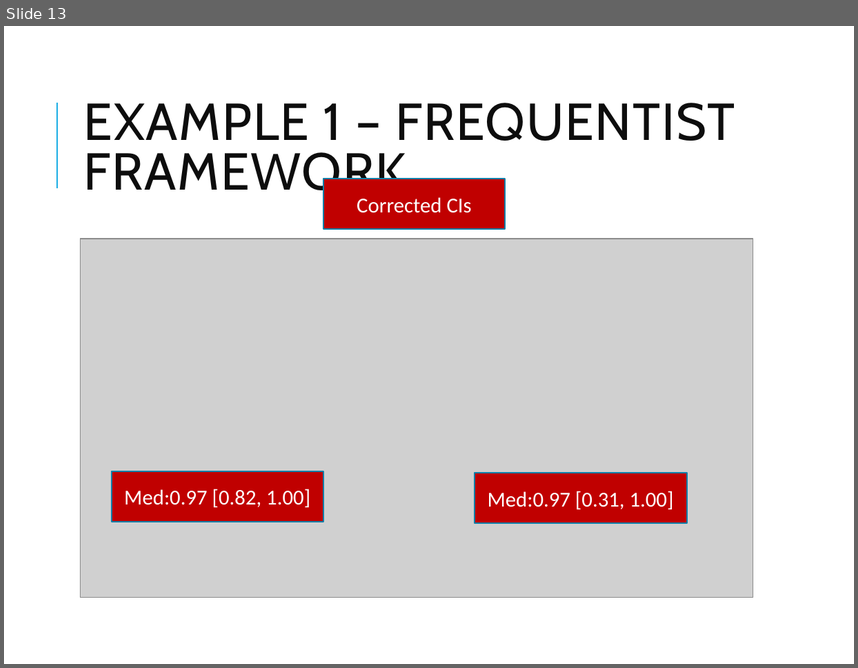
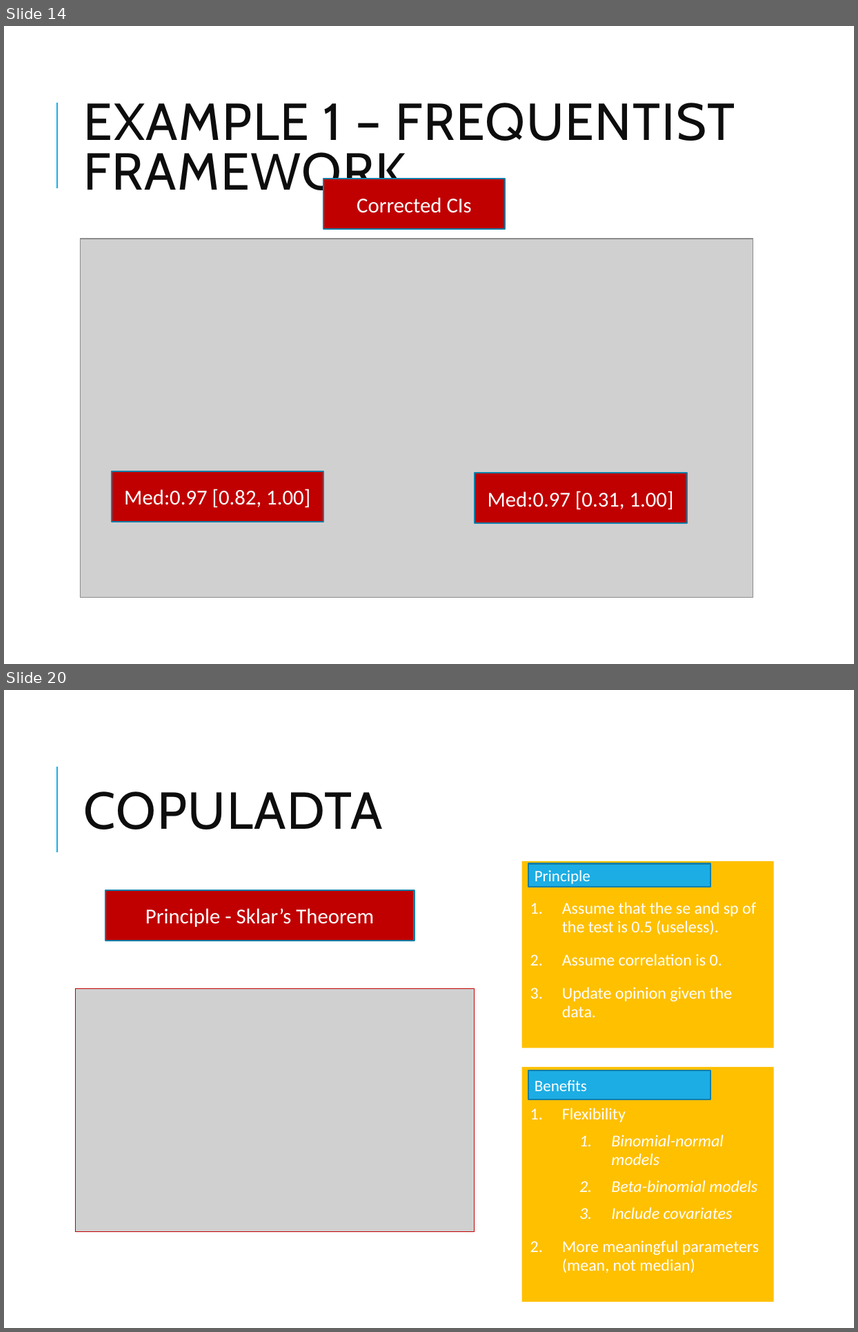
Before and after one commit to VNyaga/ESMARConf2023, a slide deck: PPT/ESMAR.pptx. Shown one above the other, each under a label of ours: slide 13 before the commit, slides 14 and 20 after it; the slides between them are not shown. The pictures are 858x668 and 858x1332 pixels, drawn with LibreOffice and Linux fonts; fonts in the diff are those of the drawing; grey boxes stand for pictures. Boxes give left, top, right and bottom in pixels: in the first picture for what was removed or moved away, otherwise in the second. Text is boxed around its words. In the diff, an @@ line names an element or a change of style, - is before the commit and + after.

```diff
--- a/PPT/ESMAR.pptx
+++ b/PPT/ESMAR.pptx
@@ slide 20 added at [4,690,854,1328], background #FFFFFF; not listed: 1 template element that a slide beside it also shows @@
@@ title added at [84,791,383,829], 44 pt, text #0D0D0D @@
+COPULADTA
@@ rectangle added at [522,861,773,1048], fill #FFC000, 14 pt, text #FFFFFF @@
+1. Assume that the se and sp of the test is 0.5 (useless).
+2. Assume correlation is 0.
+3. Update opinion given the data.
@@ rectangle added at [528,863,711,887], fill #1CADE4, outline #1580A9 1.25 pt, 13.5 pt, text #FFFFFF @@
+Principle
@@ rectangle added at [105,890,414,940], fill #C00000, outline #1580A9 1.25 pt, 18 pt, text #FFFFFF @@
+Principle - Sklar’s Theorem
@@ picture added at [75,988,474,1232] @@
@@ rectangle added at [522,1067,773,1301], fill #FFC000, 14 pt, text #FFFFFF, italic @@
+1. Flexibility
+  1. Binomial-normal models
+  2. Beta-binomial models
+  3. Include covariates
+2. More meaningful parameters (mean, not median)
@@ rectangle added at [528,1070,711,1100], fill #1CADE4, outline #1580A9 1.25 pt, 13.5 pt, text #FFFFFF @@
+Benefits
@@ what was slide 13 is now slide 14 @@
```
Also in this commit, not shown: 12 slides changed, 5 other slides added, 2 other files.
